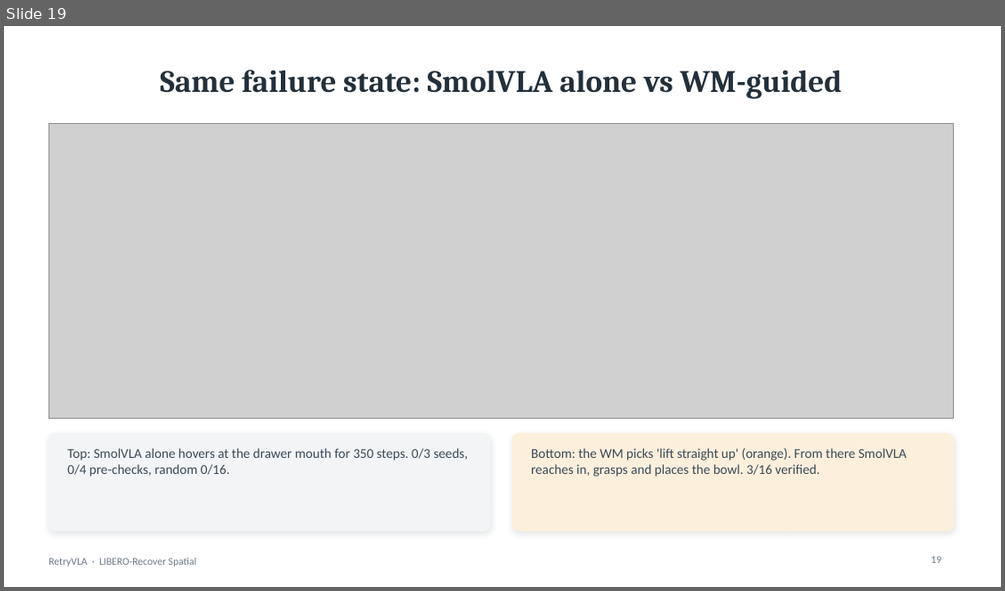
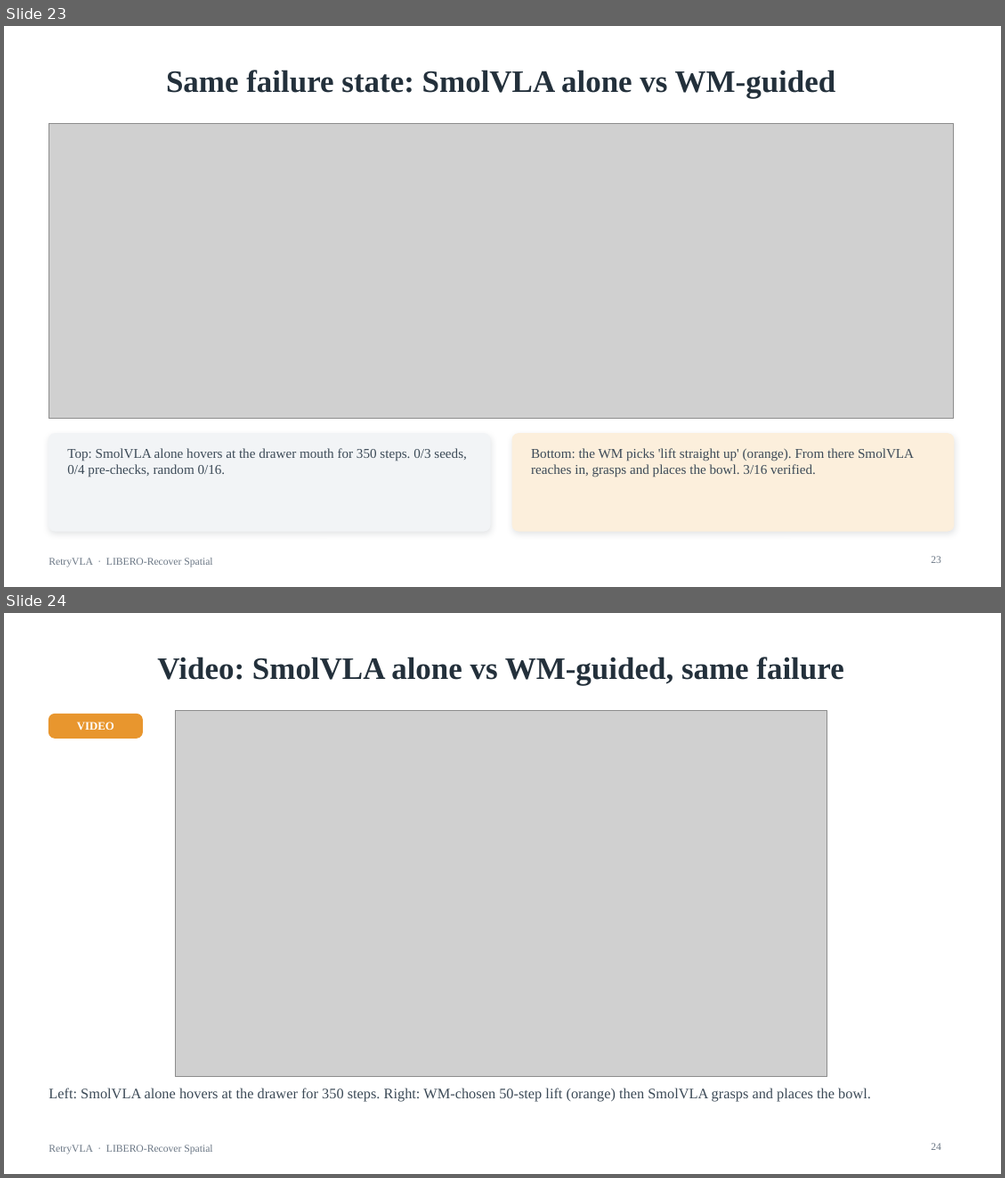
Before and after one commit to ltdoanhwork/RetryVLA, a slide deck: slides/RetryVLA_progress.pptx. Shown one above the other, each under a label of ours: slide 19 before the commit, slides 23 and 24 after it. The pictures are 1005x591 and 1005x1178 pixels, drawn with LibreOffice and Linux fonts; fonts in the diff are those of the drawing; grey boxes stand for pictures. Boxes give left, top, right and bottom in pixels: in the first picture for what was removed or moved away, otherwise in the second. Text is boxed around its words. In the diff, an @@ line names an element or a change of style, - is before the commit and + after.

Commit message:
Deck v2: Times New Roman, 11 embedded stage videos (M0 pi0 failures, M1 recoveries, noisy CEM, C1 labels, M3 side-by-side + WM recoveries), serif figures

```diff
--- a/slides/RetryVLA_progress.pptx
+++ b/slides/RetryVLA_progress.pptx
@@ slide 24 added at (4, 613, 1001, 1174), background #FFFFFF; not listed: 1 template element that a slide beside it also shows @@
@@ title added at (157, 657, 843, 686), 30 pt, text #23303B, bold @@
+Video: SmolVLA alone vs WM-guided, same failure
@@ rounded rectangle added at (48, 714, 142, 738), fill #E8962E, outline #E8962E 1 pt @@
@@ picture added at (175, 710, 826, 1077) @@
@@ text added at (77, 722, 114, 730), 11 pt, text #FFFFFF, bold @@
+VIDEO
@@ text added at (48, 1087, 871, 1102), 14 pt, text #3C4A57 @@
+Left: SmolVLA alone hovers at the drawer for 350 steps. Right: WM-chosen 50-step lift (orange) then SmolVLA grasps and places the bowl.
@@ page number added at (930, 1143, 941, 1150), 10 pt, text #6B7785 @@
+24
@@ what was slide 19 is now slide 23 @@
@@ slide 23 changed as well @@
@@ title "Same failure state: SmolVLA alone ..." at (166, 70, 836, 99): font Cambria to Times New Roman @@
@@ font Calibri to Times New Roman in 3 elements at (67, 448, 467, 476), (531, 448, 914, 477), (48, 557, 212, 567) @@
@@ page number at (930, 556, 941, 563): text changed; font Calibri to Times New Roman @@
-19
+23
```
Also in this commit, not shown: 25 other slides changed, 5 other slides added, 31 other files.
